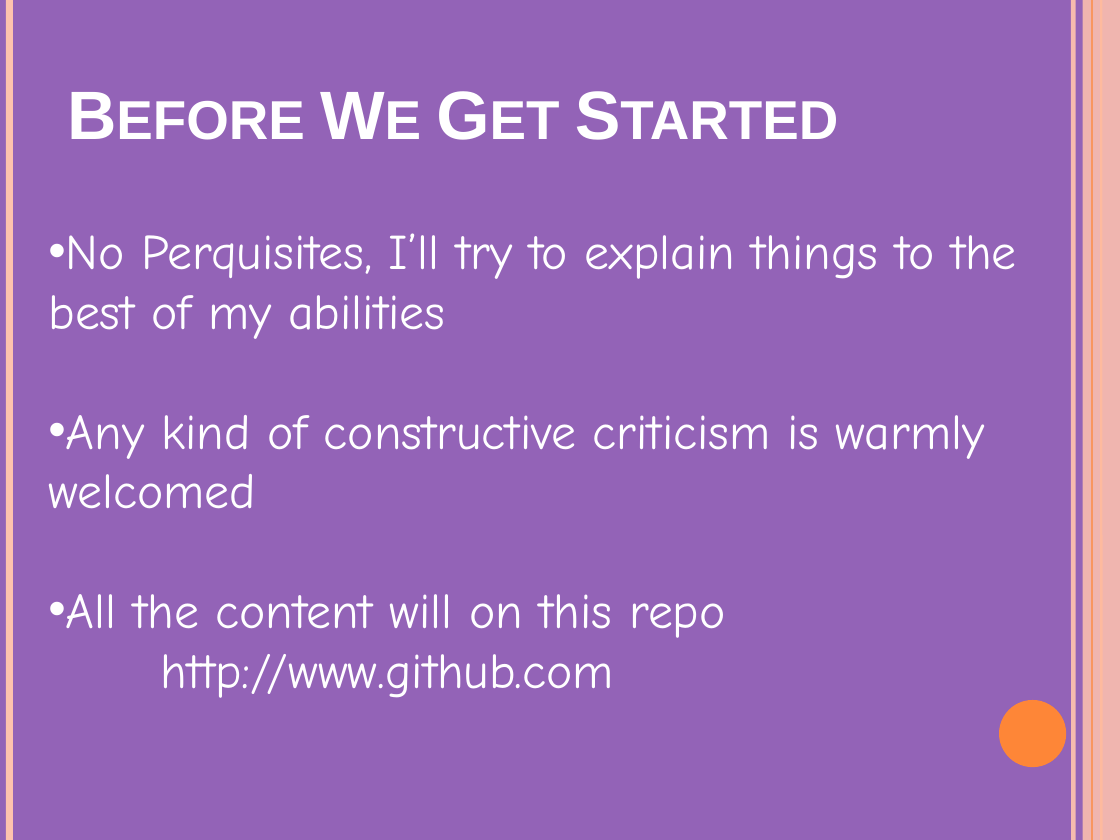
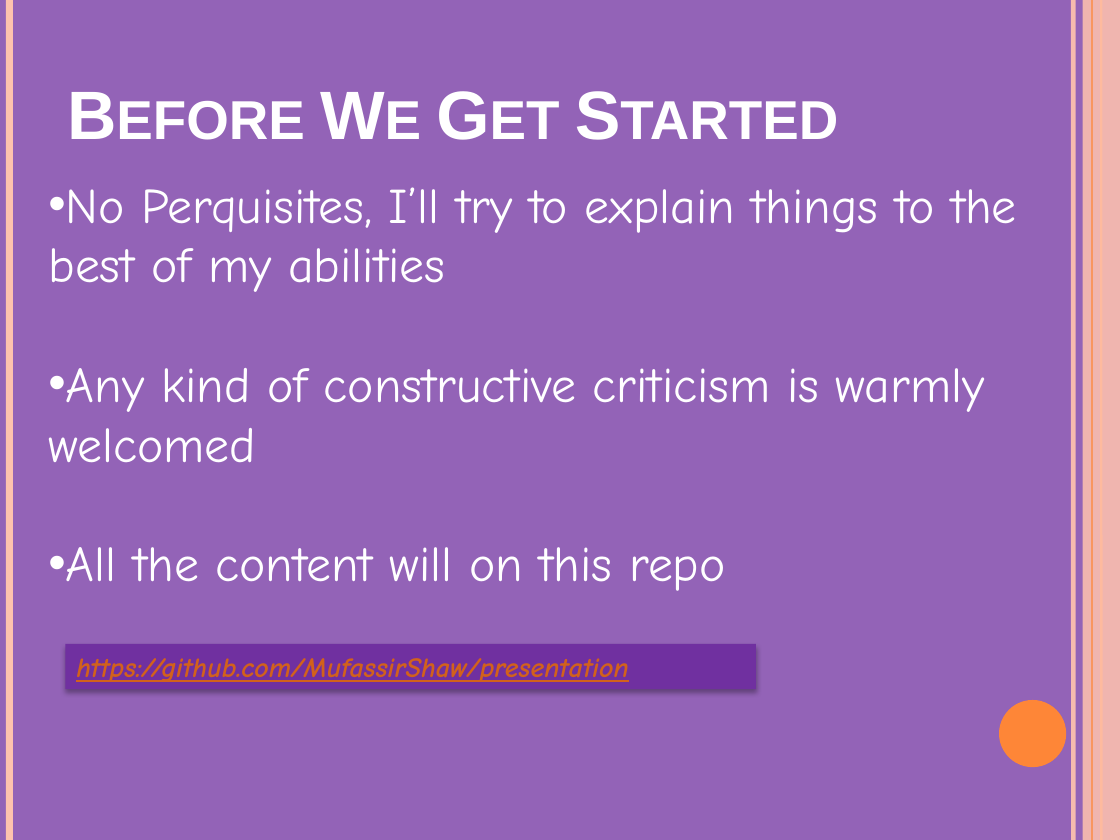
Before and after one commit to MufassirShaw/presentation, a slide deck: slide 3 of Test Driven Development(tdd).pptx. Drawn at 1120x840 pixels with LibreOffice and Linux fonts; fonts in the diff are those of the drawing. Boxes give left, top, right and bottom in pixels: in the first picture for what was removed or moved away, otherwise in the second. Text is boxed around its words. In the diff, an @@ line names an element or a change of style, - is before the commit and + after.

Commit message:
added repo link in ppt

```diff
--- a/Test Driven Development(tdd).pptx
+++ b/Test Driven Development(tdd).pptx
@@ text "No Perquisites, I’ll try to ...": place and size @@
-text "No Perquisites, I’ll try to ..." at [48,233,1017,698]
+text "No Perquisites, I’ll try to ..." at [48,187,1017,591]
@@ rectangle added at [65,644,756,689], fill #7030A0, 18 pt, text #D2611C, bold, italic, underline @@
+https://github.com/MufassirShaw/presentation
@@ text at [160,654,614,698]: paragraph removed @@
-http://www.github.com
```
